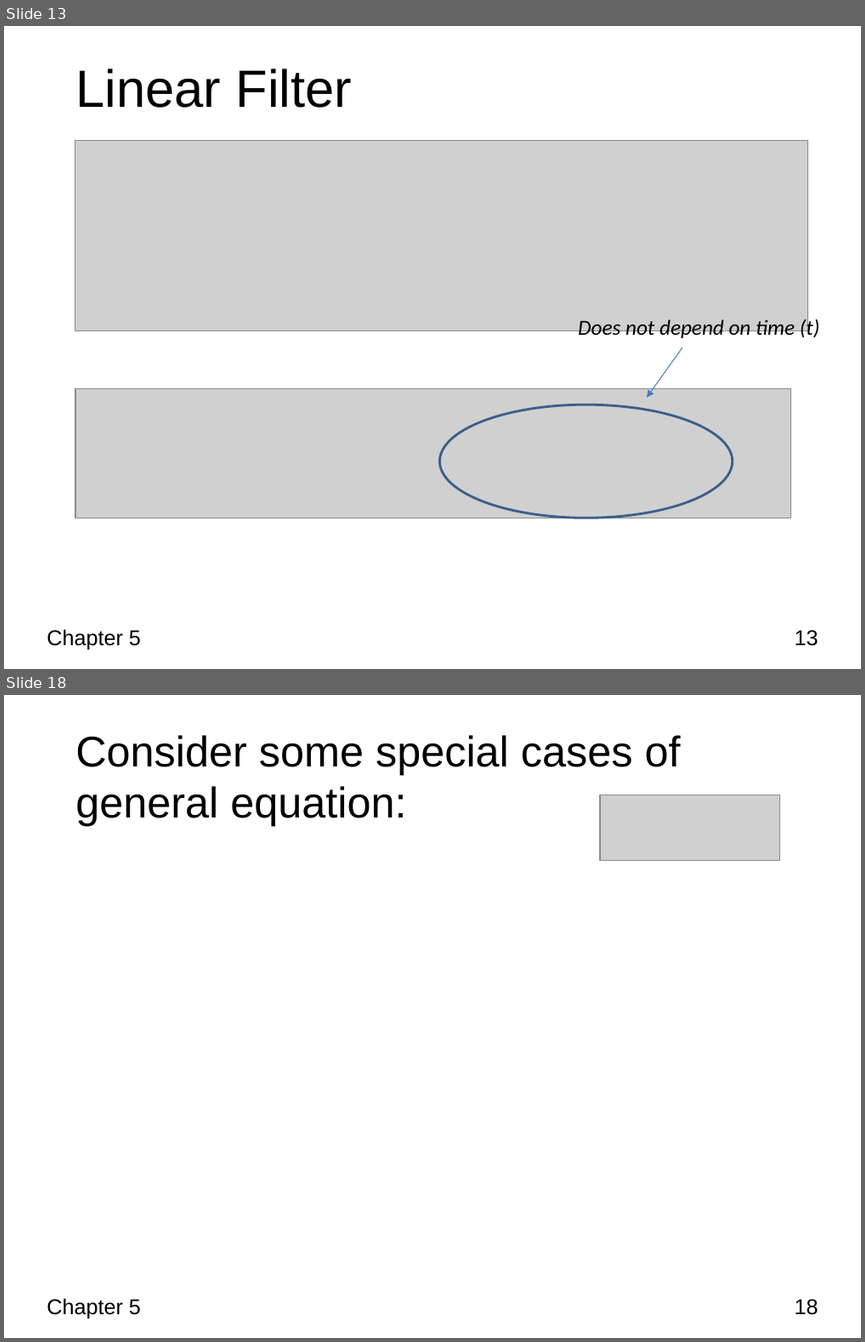
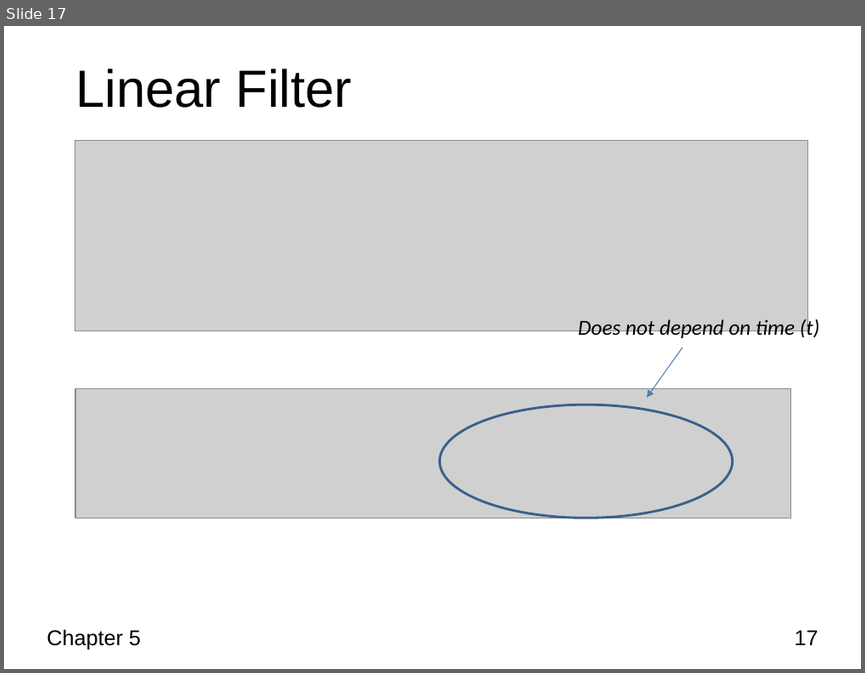
Before and after one commit to kefuzhu/University-of-Rochester, a slide deck: DSC475/Lecture-Slides/Chapter5_ARMA_Part1.pptx. Shown one above the other, each under a label of ours: slides 13 and 18 before the commit, slide 17 after it; the slides between them are not shown. The pictures are 865x1342 and 865x673 pixels, drawn with LibreOffice and Linux fonts; fonts in the diff are those of the drawing; grey boxes stand for pictures; background and template pictures are left out. Boxes give left, top, right and bottom in pixels: in the first picture for what was removed or moved away, otherwise in the second. Text is boxed around its words. In the diff, an @@ line names an element or a change of style, - is before the commit and + after.

```diff
--- a/DSC475/Lecture-Slides/Chapter5_ARMA_Part1.pptx
+++ b/DSC475/Lecture-Slides/Chapter5_ARMA_Part1.pptx
@@ slide 18 removed at (4,695,861,1338), background #FFFFFF @@
@@ title removed at (75,735,681,826) @@
-Consider some special cases of general equation:
@@ picture removed at (600,794,779,860) @@
@@ text removed at (46,1298,141,1318) @@
-Chapter 5
@@ page number removed at (794,1299,818,1315) @@
-18
@@ what was slide 13 is now slide 17 @@
@@ page number at (794,630,818,645): text changed @@
-13
+17
```
Also in this commit, not shown: 12 slides changed, 15 slides added, 1 other file.
